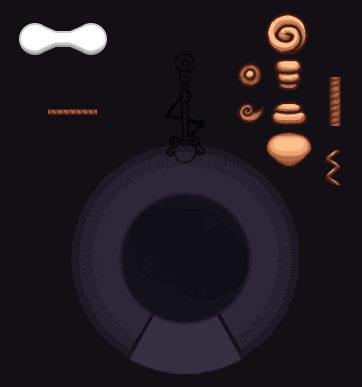
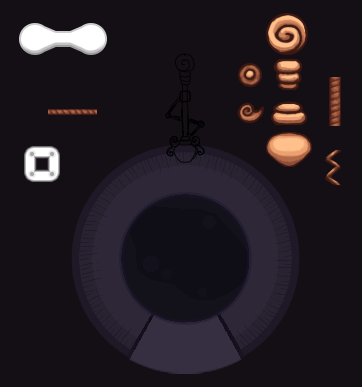
Revision of a layered 362 x 387 image; what changed, layer by layer:
added group "frame" with 5 layers above "Layer 2" over left=26, top=148, right=58, bottom=180
added layer "Ellipse 3 copy 2" in group "frame" over left=50, top=172, right=54, bottom=176
added layer "Ellipse 3 copy 3" in group "frame" over left=30, top=172, right=34, bottom=176
added layer "Ellipse 3 copy" in group "frame" over left=50, top=152, right=54, bottom=156
added layer "Ellipse 3" in group "frame" over left=30, top=152, right=34, bottom=156
added layer "Rectangle 3" in group "frame" over left=26, top=148, right=58, bottom=180
